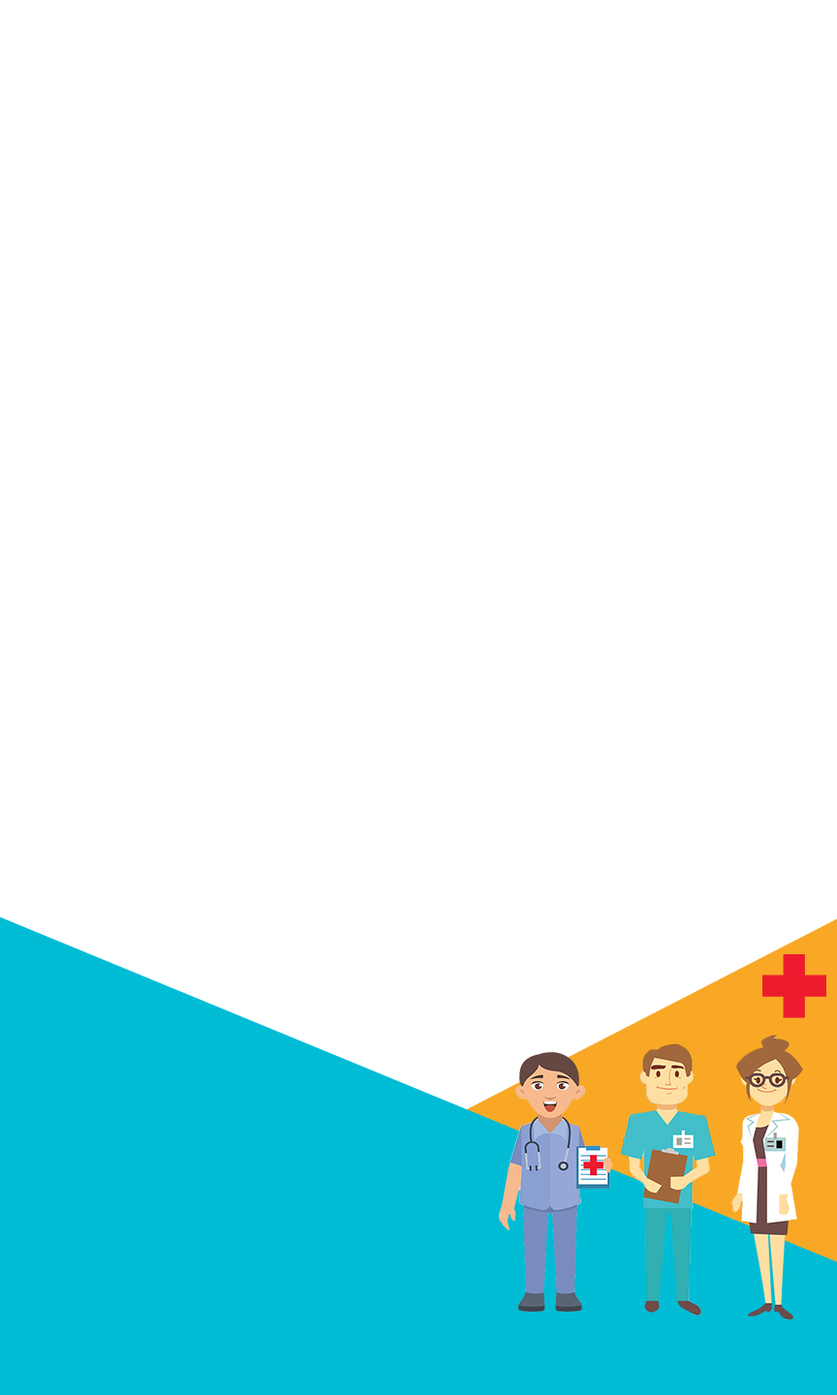
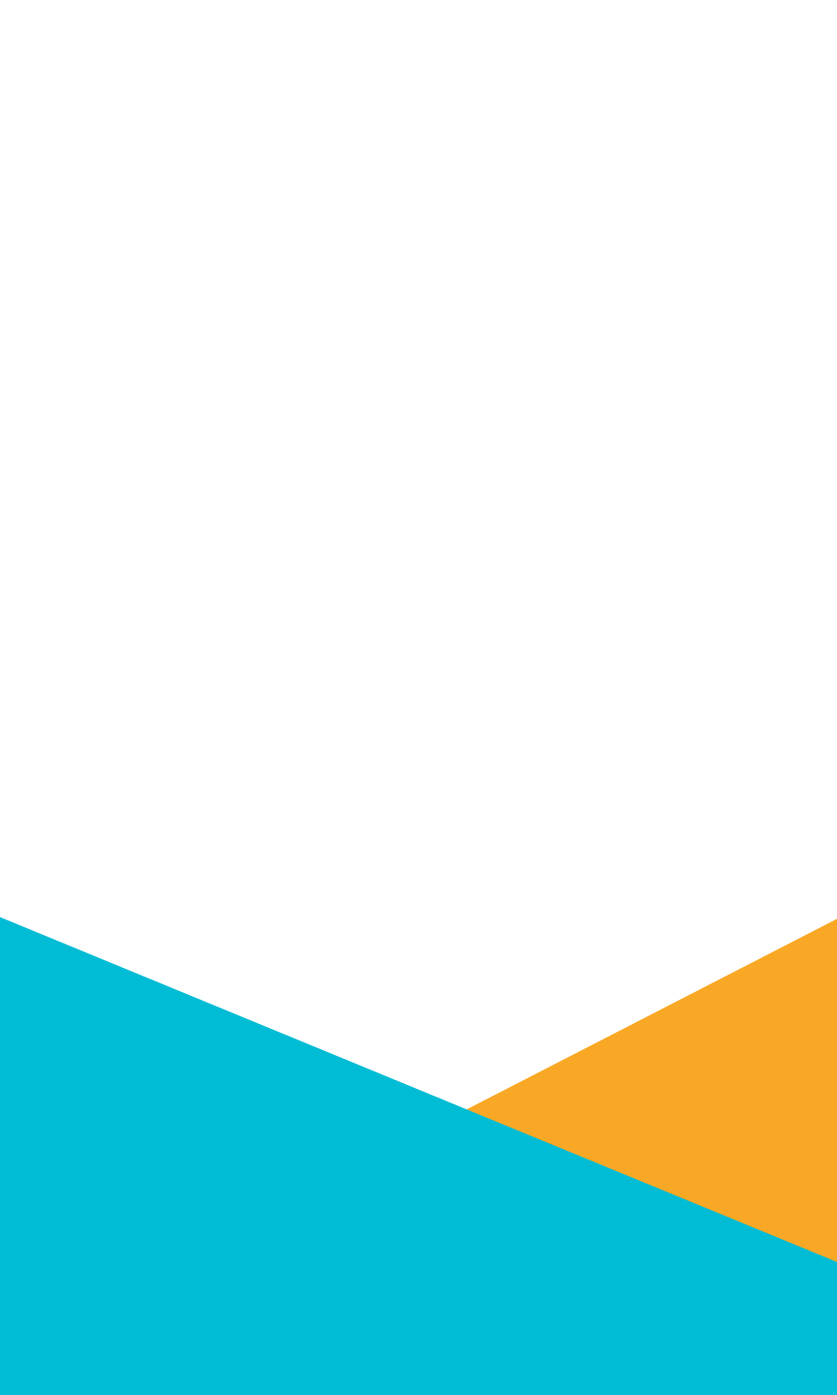
Layered file, before and after one edit (w=837, h=1395). Changes by layer:
hid "list-logo" over [762, 954, 827, 1019]
hid "MaleDoc" over [610, 1043, 716, 1316]
hid "FemaleDoc" over [721, 1034, 804, 1322]
hid "maleNurse" over [498, 1052, 613, 1312]
painted on "Rectangle 1" over [498, 954, 787, 1242]
